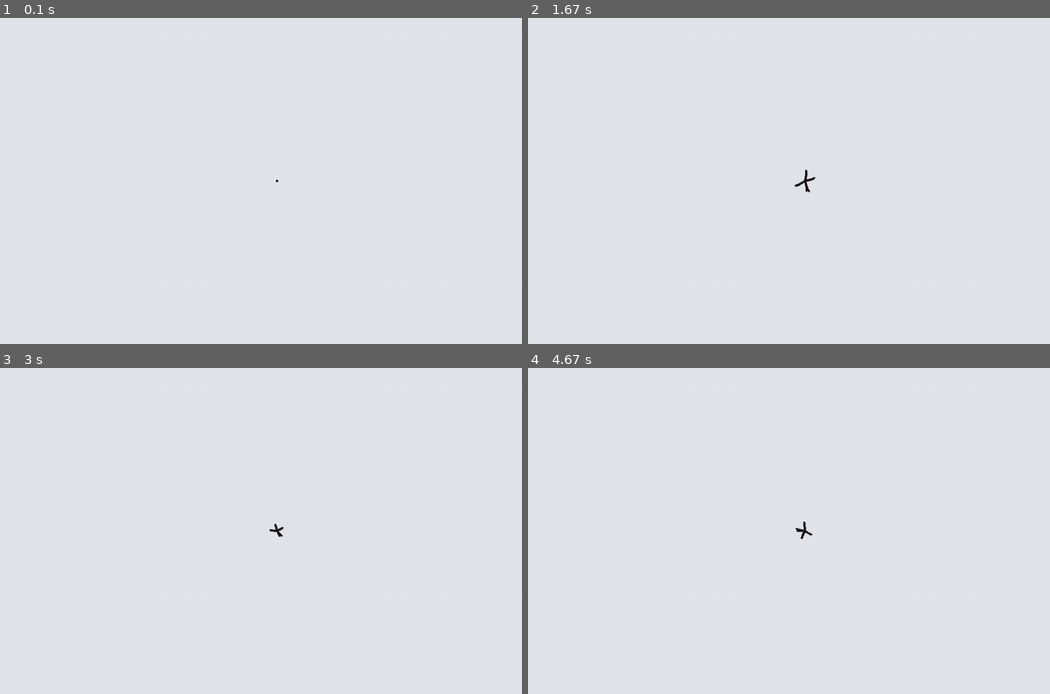
Above: before the commit, frames 1-4 (two rows, left to right).
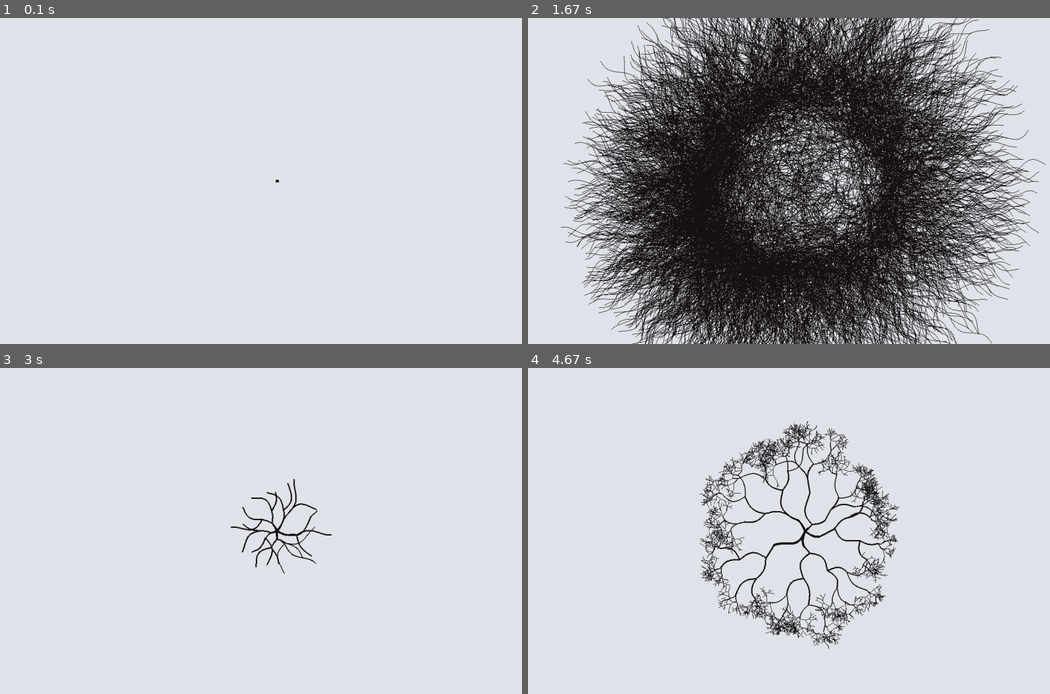
Above: after the commit, the same moments.

Repository: kdrzazga/DEMOS
Game: pygame game, started from lib/test/sine_roots_test.py
Same seed, same stepped clock (60 frames per second), same inputs: the game is played once before the commit and once after it.
Inputs:
- Up to frame 1 (0.1 s): no input
- Up to frame 2 (1.67 s): tap F at 0.33, 0.73, 1.03, 1.57 s
- Up to frame 3 (3 s): tap F at 1.87, 2.07, 2.37, 2.63, 2.97 s; tap Space at 2.15 s
- Up to frame 4 (4.67 s): tap F at 3.27, 3.4, 3.8, 4.1, 4.47 s; tap Space at 3.48 s

The runs differ from the first frame. In frame 1, less than 0.1% of the frame differs, in the area x 52-54%, y 49-51%; in frame 2, 65%, in the area x 6-100%, y 0-100%; in frame 3, 0.7%; in frame 4, 5.7%.

Commit message:
great sine effect

Diff:
--- a/lib/root-effect/sine_roots.py
+++ b/lib/root-effect/sine_roots.py
@@ -5,10 +5,11 @@
 
 
 class SineRoot:
-    def __init__(self, origin, heading, thickness, random):
+    def __init__(self, origin, heading, thickness, birth_seconds, random):
         self.origin_x, self.origin_y = origin
         self.heading = heading
         self.thickness = thickness
+        self.birth_seconds = birth_seconds
         self.amplitude = 6.0 + 8.0 * random.random()
         self.wavelength = 100.0 + 10.0 * random.random()
         self.swing_sign = random.choice((-1.0, 1.0))
@@ -31,21 +32,36 @@
     def is_ready_to_split(self):
         return self.age_seconds >= self.split_after_seconds
 
+    def points_grown_by(self, distance):
+        distance = min(distance, self.travelled)
+        whole_steps = int(distance)
+        grown_points = self.points[:whole_steps + 1]
+        if distance > whole_steps:
+            grown_points.append(self.position_at(distance))
+        return grown_points
+
 
 class SineRootGrowth:
     def __init__(self, width, height, seed=None):
         self.width = width
         self.height = height
         self.random = random_module.Random(seed)
+        self.time_scale = 3.0
+        self.fast_forward_after_seconds = 2.0
+        self.fast_forward_factor = 10.0
+        self.turnaround_seconds = 60.0
+        self.bounce_lowest_progress = 0.3
         self.initial_root_count = 5
         self.growth_speed = 6.0
+        self.speed_factor_minimum = 1.0
+        self.speed_factor_maximum = 2.0
         self.initial_thickness = 4.0
         self.thickness_kept_after_split = 0.8
         self.minimum_thickness = 1.0
         self.split_angle_base_degrees = 45.0
         self.split_angle_random_degrees = 20.0
         self.maximum_root_count = 4000
-        self.branch_visible_seconds = 22.0
+        self.branch_visible_seconds = 40.0
         self.edge_margin = 20
         self.background_color = (226, 229, 235)
         self.root_color = (24, 20, 20)
@@ -55,37 +71,46 @@
     def restart(self):
         self.canvas.fill(self.background_color)
         self.elapsed_seconds = 0.0
+        self.real_elapsed_seconds = 0.0
+        self.is_still_growing = True
+        self.playback_direction = 1.0
+        self.sections = []
         center = (self.width / 2, self.height / 2)
         first_heading = self.random.random() * math.pi + math.pi
         spacing = 2 * math.pi / self.initial_root_count
-        self.roots = [SineRoot(center, first_heading + index * spacing, self.initial_thickness, self.random)
+        self.roots = [self.plant(center, first_heading + index * spacing, self.initial_thickness)
                       for index in range(self.initial_root_count)]
-        self.finished_roots = []
+
+    def plant(self, origin, heading, thickness):
+        root = SineRoot(origin, heading, thickness, self.elapsed_seconds, self.random)
+        speed_factor = self.random.uniform(self.speed_factor_minimum, self.speed_factor_maximum)
+        root.growth_speed = self.growth_speed * speed_factor
+        self.sections.append(root)
+        return root
 
     def split(self, root):
         r = 0.5 + 0.5*self.random.random()
         spread = math.radians(self.split_angle_base_degrees
                               + self.split_angle_random_degrees * r)
         thickness = max(self.minimum_thickness, root.thickness * self.thickness_kept_after_split)
-        return [SineRoot(root.tip, root.heading - spread / 2, thickness, self.random),
-                SineRoot(root.tip, root.heading + spread / 2, thickness, self.random)]
+        return [self.plant(root.tip, root.heading - spread / 2, thickness),
+                self.plant(root.tip, root.heading + spread / 2, thickness)]
 
-    def paint_branch(self, root):
-        if len(root.points) < 2:
+    def paint_branch(self, root, points):
+        if len(points) < 2:
             return
         line_width = max(1, round(root.thickness))
-        pygame.draw.lines(self.canvas, self.root_color, False, root.points, line_width)
+        pygame.draw.lines(self.canvas, self.root_color, False, points, line_width)
         if line_width > 2:
-            for point in root.points[::2]:
+            for point in points[::2]:
                 pygame.draw.circle(self.canvas, self.root_color, point, root.thickness / 2)
 
     def repaint(self):
         self.canvas.fill(self.background_color)
-        for root in self.finished_roots:
-            self.paint_branch(root)
-        for root in self.roots:
-            if self.is_visible(root):
-                self.paint_branch(root)
+        for section in self.sections:
+            section_age = self.elapsed_seconds - section.birth_seconds
+            if 0.0 < section_age < self.branch_visible_seconds:
+                self.paint_branch(section, section.points_grown_by(section_age * section.growth_speed))
 
     def grow(self, root, distance):
         target_distance = root.travelled + distance
@@ -93,36 +118,54 @@
             root.travelled = min(root.travelled + 1.0, target_distance)
             root.points.append(root.position_at(root.travelled))
 
-    def is_visible(self, root):
-        return root.age_seconds < self.branch_visible_seconds
-
     def is_on_canvas(self, point):
         x, y = point
         return (-self.edge_margin <= x <= self.width + self.edge_margin
                 and -self.edge_margin <= y <= self.height + self.edge_margin)
 
-    def update(self, delta_seconds):
-        self.elapsed_seconds += delta_seconds
-        for root in self.finished_roots:
-            root.age_seconds += delta_seconds
-        self.finished_roots = [root for root in self.finished_roots if self.is_visible(root)]
+    def simulate(self, delta_seconds):
         surviving_roots = []
         for root in self.roots:
             root.age_seconds += delta_seconds
-            self.grow(root, self.growth_speed * delta_seconds)
+            self.grow(root, root.growth_speed * delta_seconds)
             if not self.is_on_canvas(root.tip):
-                self.finished_roots.append(root)
                 continue
             if root.is_ready_to_split() and len(self.roots) + len(surviving_roots) < self.maximum_root_count:
-                self.finished_roots.append(root)
                 surviving_roots.extend(self.split(root))
             else:
                 surviving_roots.append(root)
 
             root.split_after_seconds = root.split_after_seconds + 0.1
         self.roots = surviving_roots
+
+    def keep_growing(self, delta_seconds):
+        growth_step = min(delta_seconds, self.turnaround_seconds - self.elapsed_seconds)
+        self.elapsed_seconds += growth_step
+        self.simulate(growth_step)
+        if self.elapsed_seconds >= self.turnaround_seconds:
+            self.is_still_growing = False
+            self.playback_direction = -1.0
+
+    def bounce(self, delta_seconds):
+        self.elapsed_seconds += delta_seconds * self.playback_direction
+        lowest_seconds = self.turnaround_seconds * self.bounce_lowest_progress
+        if self.elapsed_seconds <= lowest_seconds:
+            self.elapsed_seconds = lowest_seconds
+            self.playback_direction = 1.0
+        elif self.elapsed_seconds >= self.turnaround_seconds:
+            self.elapsed_seconds = self.turnaround_seconds
+            self.playback_direction = -1.0
+
+    def update(self, delta_seconds):
+        self.real_elapsed_seconds += delta_seconds
+        delta_seconds *= self.time_scale
+        if self.real_elapsed_seconds > self.fast_forward_after_seconds:
+            delta_seconds *= self.fast_forward_factor
+        if self.is_still_growing:
+            self.keep_growing(delta_seconds)
+        else:
+            self.bounce(delta_seconds)
         self.repaint()
-
 
     def draw(self, target):
         if target.get_size() == self.canvas.get_size():
--- /dev/null
+++ b/lib/root-effect/sine_roots3d.py
@@ -0,0 +1,234 @@
+import math
+import random as random_module
+
+import numpy as np
+import pygame
+from OpenGL.GL import *
+from OpenGL.GLU import gluLookAt, gluPerspective
+
+from sine_roots import SineRootGrowth
+
+
+class RootTile:
+    def __init__(self, pixel_size, random):
+        self.pixel_size = pixel_size
+        self.solid_radius_fraction = 0.7
+        self.growth = SineRootGrowth(pixel_size, pixel_size, random.randrange(1 << 30))
+        self.growth.maximum_root_count = 300
+        self.growth.growth_speed *= pixel_size / 720
+        self.growth.time_scale *= random.uniform(0.7, 1.3)
+        self.growth.restart()
+        self.start_delay_seconds = random.uniform(0.0, 3.0)
+        self.edge_fade = self.build_edge_fade()
+        self.texture = self.create_texture()
+        self.upload()
+
+    def build_edge_fade(self):
+        coordinates = (np.arange(self.pixel_size) + 0.5) / self.pixel_size * 2.0 - 1.0
+        distance_from_center = np.hypot(coordinates[None, :], coordinates[:, None])
+        fade = (1.0 - distance_from_center) / (1.0 - self.solid_radius_fraction)
+        return (np.clip(fade, 0.0, 1.0) * 255).astype(np.uint8)
+
+    def create_texture(self):
+        texture = glGenTextures(1)
+        glBindTexture(GL_TEXTURE_2D, texture)
+        glTexParameteri(GL_TEXTURE_2D, GL_TEXTURE_MIN_FILTER, GL_LINEAR_MIPMAP_LINEAR)
+        glTexParameteri(GL_TEXTURE_2D, GL_TEXTURE_MAG_FILTER, GL_LINEAR)
+        glTexParameteri(GL_TEXTURE_2D, GL_TEXTURE_WRAP_S, GL_CLAMP_TO_EDGE)
+        glTexParameteri(GL_TEXTURE_2D, GL_TEXTURE_WRAP_T, GL_CLAMP_TO_EDGE)
+        glTexParameteri(GL_TEXTURE_2D, GL_GENERATE_MIPMAP, GL_TRUE)
+        return texture
+
+    def upload(self):
+        rgb = np.frombuffer(pygame.image.tobytes(self.growth.canvas, "RGB"), np.uint8)
+        rgba = np.dstack((rgb.reshape(self.pixel_size, self.pixel_size, 3), self.edge_fade))
+        glBindTexture(GL_TEXTURE_2D, self.texture)
+        glPixelStorei(GL_UNPACK_ALIGNMENT, 1)
+        glTexImage2D(GL_TEXTURE_2D, 0, GL_RGBA, self.pixel_size, self.pixel_size, 0,
+                     GL_RGBA, GL_UNSIGNED_BYTE, np.ascontiguousarray(rgba))
+
+    def restart(self, random):
+        self.growth.restart()
+        self.start_delay_seconds = random.uniform(0.0, 3.0)
+        self.upload()
+
+    def update(self, delta_seconds):
+        if self.start_delay_seconds > 0.0:
+            self.start_delay_seconds -= delta_seconds
+            return
+        self.growth.update(delta_seconds)
+        self.upload()
+
+
+class RootPatch:
+    def __init__(self, x, z, size):
+        self.x = x
+        self.z = z
+        self.size = size
+        self.tile_index = 0
+        self.angle_degrees = 0.0
+
+
+class ScatteredField:
+    def __init__(self, tile_count, random):
+        self.tile_count = tile_count
+        self.random = random
+        self.left_edge_x = -22.0
+        self.right_edge_x = 22.0
+        self.far_edge_z = -24.0
+        self.near_edge_z = 8.0
+        self.smallest_patch = 1.6
+        self.largest_patch = 3.2
+        self.smallest_scale = 1.0
+        self.largest_scale = 2.5
+        self.spacing_factor = 1.5
+        self.wanted_patch_count = 45
+        self.placement_attempts = 4000
+        self.travel_right_speed = 2.5
+        self.travel_toward_camera_speed = 4.0
+        self.patches = self.scatter_patches()
+
+    @property
+    def region_width(self):
+        return self.right_edge_x - self.left_edge_x
+
+    @property
+    def region_depth(self):
+        return self.near_edge_z - self.far_edge_z
+
+    def wrapped_gap(self, first, second):
+        gap_x = abs(first.x - second.x) % self.region_width
+        gap_z = abs(first.z - second.z) % self.region_depth
+        return math.hypot(min(gap_x, self.region_width - gap_x), min(gap_z, self.region_depth - gap_z))
+
+    def has_room_for(self, candidate, patches):
+        for patch in patches:
+            needed_gap = (candidate.size + patch.size) / 2 * self.spacing_factor
+            if self.wrapped_gap(candidate, patch) < needed_gap:
+                return False
+        return True
+
+    def dress(self, patch):
+        patch.tile_index = self.random.randrange(self.tile_count)
+        patch.angle_degrees = self.random.uniform(0.0, 360.0)
+
+    def scatter_patches(self):
+        patches = []
+        for _ in range(self.placement_attempts):
+            if len(patches) >= self.wanted_patch_count:
+                break
+            candidate = RootPatch(self.random.uniform(self.left_edge_x, self.right_edge_x),
+                                  self.random.uniform(self.far_edge_z, self.near_edge_z),
+                                  self.random.uniform(self.smallest_patch, self.largest_patch)
+                                  * self.random.uniform(self.smallest_scale, self.largest_scale))
+            if self.has_room_for(candidate, patches):
+                self.dress(candidate)
+                patches.append(candidate)
+        return patches
+
+    def update(self, delta_seconds):
+        for patch in self.patches:
+            patch.x += self.travel_right_speed * delta_seconds
+            patch.z += self.travel_toward_camera_speed * delta_seconds
+            wrapped = False
+            if patch.x > self.right_edge_x:
+                patch.x -= self.region_width
+                wrapped = True
+            if patch.z > self.near_edge_z:
+                patch.z -= self.region_depth
+                wrapped = True
+            if wrapped:
+                self.dress(patch)
+
+    def draw_patch(self, patch, texture):
+        half_size = patch.size / 2
+        glBindTexture(GL_TEXTURE_2D, texture)
+        glPushMatrix()
+        glTranslatef(patch.x, 0.0, patch.z)
+        glRotatef(patch.angle_degrees, 0.0, 1.0, 0.0)
+        glBegin(GL_QUADS)
+        glTexCoord2f(0.0, 0.0)
+        glVertex3f(-half_size, 0.0, -half_size)
+        glTexCoord2f(1.0, 0.0)
+        glVertex3f(half_size, 0.0, -half_size)
+        glTexCoord2f(1.0, 1.0)
+        glVertex3f(half_size, 0.0, half_size)
+        glTexCoord2f(0.0, 1.0)
+        glVertex3f(-half_size, 0.0, half_size)
+        glEnd()
+        glPopMatrix()
+
+    def draw(self, tiles):
+        for patch in self.patches:
+            self.draw_patch(patch, tiles[patch.tile_index].texture)
+
+
+class SineRoots3D:
+    def __init__(self, seed=None):
+        self.random = random_module.Random(seed)
+        self.field_of_view = 45.0
+        self.aspect_ratio = 16.0 / 9.0
+        self.tile_pixel_size = 256
+        self.distinct_tile_count = 8
+        self.eye = (0.0, 6.0, 5.0)
+        self.look_at = (0.0, 0.0, -3.0)
+        self.fog_start = 12.0
+        self.fog_end = 24.0
+        self.background_color = (226 / 255, 229 / 255, 235 / 255)
+        self.tiles = [RootTile(self.tile_pixel_size, self.random) for _ in range(self.distinct_tile_count)]
+        self.field = ScatteredField(len(self.tiles), self.random)
+
+    def restart(self):
+        for tile in self.tiles:
+            tile.restart(self.random)
+
+    def set_surface_color(self, color):
+        self.background_color = tuple(channel / 255 for channel in color)
+        for tile in self.tiles:
+            tile.growth.background_color = color
+
+    def set_root_color(self, color):
+        for tile in self.tiles:
+            tile.growth.root_color = color
+
+    def update(self, delta_seconds):
+        for tile in self.tiles:
+            tile.update(delta_seconds)
+        self.field.update(delta_seconds)
+
+    def apply_fog(self):
+        glEnable(GL_FOG)
+        glFogi(GL_FOG_MODE, GL_LINEAR)
+        glFogf(GL_FOG_START, self.fog_start)
+        glFogf(GL_FOG_END, self.fog_end)
+        glFogfv(GL_FOG_COLOR, (*self.background_color, 1.0))
+
+    def draw_scene(self):
+        self.field.draw(self.tiles)
+
+    def draw(self):
+        glPushAttrib(GL_ENABLE_BIT | GL_FOG_BIT | GL_CURRENT_BIT | GL_COLOR_BUFFER_BIT)
+        glDisable(GL_DEPTH_TEST)
+        glDisable(GL_LIGHTING)
+        glEnable(GL_BLEND)
+        glBlendFunc(GL_SRC_ALPHA, GL_ONE_MINUS_SRC_ALPHA)
+        glEnable(GL_TEXTURE_2D)
+        self.apply_fog()
+        glColor4f(1.0, 1.0, 1.0, 1.0)
+
+        glMatrixMode(GL_PROJECTION)
+        glPushMatrix()
+        glLoadIdentity()
+        gluPerspective(self.field_of_view, self.aspect_ratio, 0.1, 100.0)
+        glMatrixMode(GL_MODELVIEW)
+        glPushMatrix()
+        glLoadIdentity()
+        gluLookAt(*self.eye, *self.look_at, 0.0, 1.0, 0.0)
+
+        self.draw_scene()
+
+        glPopMatrix()
+        glMatrixMode(GL_PROJECTION)
+        glPopMatrix()
+        glMatrixMode(GL_MODELVIEW)
+        glPopAttrib()
--- /dev/null
+++ b/lib/root-effect/sine_roots3d_connected.py
@@ -0,0 +1,139 @@
+import math
+
+from OpenGL.GL import *
+
+from sine_roots3d import SineRoots3D
+
+
+class SineConnection:
+    def __init__(self, random):
+        self.amplitude = random.uniform(0.25, 0.6)
+        self.wavelength = random.uniform(2.0, 3.5)
+        self.phase = random.uniform(0.0, 2 * math.pi)
+        self.phase_speed = random.uniform(0.8, 1.6) * random.choice((-1.0, 1.0))
+        self.thickness = random.uniform(0.14, 0.24)
+        self.sample_spacing = 0.12
+        self.height_above_floor = 0.0
+
+    def advance(self, delta_seconds):
+        self.phase += self.phase_speed * delta_seconds
+
+    def centre_line(self, start, end):
+        start_x, start_z = start
+        end_x, end_z = end
+        length = math.hypot(end_x - start_x, end_z - start_z)
+        direction_x, direction_z = (end_x - start_x) / length, (end_z - start_z) / length
+        sample_count = max(8, int(length / self.sample_spacing))
+        points = []
+        for index in range(sample_count + 1):
+            progress = index / sample_count
+            distance = progress * length
+            envelope = math.sin(math.pi * progress)
+            sway = self.amplitude * envelope * math.sin(2 * math.pi * distance / self.wavelength + self.phase)
+            points.append((start_x + direction_x * distance - direction_z * sway,
+                           start_z + direction_z * distance + direction_x * sway))
+        return points
+
+    @staticmethod
+    def side_normals(points):
+        normals = []
+        for index in range(len(points)):
+            before_x, before_z = points[max(index - 1, 0)]
+            after_x, after_z = points[min(index + 1, len(points) - 1)]
+            tangent_x, tangent_z = after_x - before_x, after_z - before_z
+            tangent_length = math.hypot(tangent_x, tangent_z) or 1.0
+            normals.append((-tangent_z / tangent_length, tangent_x / tangent_length))
+        return normals
+
+    def draw_half(self, points, normals, color, side):
+        half_width = self.thickness / 2
+        glBegin(GL_QUAD_STRIP)
+        for (x, z), (normal_x, normal_z) in zip(points, normals):
+            glColor4f(*color, 1.0)
+            glVertex3f(x, self.height_above_floor, z)
+            glColor4f(*color, 0.0)
+            glVertex3f(x + normal_x * half_width * side, self.height_above_floor, z + normal_z * half_width * side)
+        glEnd()
+
+    def draw(self, start, end, color):
+        if start == end:
+            return
+        points = self.centre_line(start, end)
+        normals = self.side_normals(points)
+        self.draw_half(points, normals, color, 1.0)
+        self.draw_half(points, normals, color, -1.0)
+
+
+class ConnectedSineRoots3D(SineRoots3D):
+    def __init__(self, seed=None):
+        super().__init__(seed)
+        self.neighbours_per_patch = 2
+        self.longest_connection = 9.0
+        self.connection_color = (0.09, 0.08, 0.08)
+        self.are_connections_visible = True
+        self.connections_appear_at_seconds = 5.0
+        self.blink_period_seconds = 7.0
+        self.blink_off_seconds = 2.0
+        self.elapsed_seconds = 0.0
+        self.connections = {}
+
+    def restart(self):
+        super().restart()
+        self.elapsed_seconds = 0.0
+
+    def set_root_color(self, color):
+        super().set_root_color(color)
+        self.connection_color = tuple(channel / 255 for channel in color)
+
+    def is_connection_time(self):
+        seconds_since_appearing = self.elapsed_seconds - self.connections_appear_at_seconds
+        if seconds_since_appearing < 0.0:
+            return False
+        seconds_into_period = seconds_since_appearing % self.blink_period_seconds
+        return seconds_into_period < self.blink_period_seconds - self.blink_off_seconds
+
+    def toggle_connections(self):
+        self.are_connections_visible = not self.are_connections_visible
+
+    def connection_between(self, first, second):
+        key = (min(id(first), id(second)), max(id(first), id(second)))
+        if key not in self.connections:
+            self.connections[key] = SineConnection(self.random)
+        return self.connections[key]
+
+    def connected_pairs(self):
+        patches = self.field.patches
+        pairs = {}
+        for patch in patches:
+            nearby = []
+            for other in patches:
+                if other is patch:
+                    continue
+                distance = math.hypot(other.x - patch.x, other.z - patch.z)
+                if distance <= self.longest_connection:
+                    nearby.append((distance, other))
+            nearby.sort(key=lambda entry: entry[0])
+            for _, other in nearby[:self.neighbours_per_patch]:
+                first, second = sorted((patch, other), key=id)
+                pairs[(id(first), id(second))] = (first, second)
+        return pairs.values()
+
+    def update(self, delta_seconds):
+        super().update(delta_seconds)
+        self.elapsed_seconds += delta_seconds
+        for connection in self.connections.values():
+            connection.advance(delta_seconds)
+
+    def draw_connections(self):
+        glPushAttrib(GL_ENABLE_BIT | GL_CURRENT_BIT)
+        glDisable(GL_TEXTURE_2D)
+        for first, second in self.connected_pairs():
+            connection = self.connection_between(first, second)
+            connection.draw((first.x, first.z), (second.x, second.z), self.connection_color)
+        glPopAttrib()
+        glColor4f(1.0, 1.0, 1.0, 1.0)
+
+    def draw_scene(self):
+        if self.are_connections_visible and self.is_connection_time():
+            self.draw_connections()
+        super().draw_scene()
--- /dev/null
+++ b/lib/test/sine_roots3d_test.py
@@ -0,0 +1,75 @@
+import os
+import sys
+
+LIB_DIRECTORY = os.path.abspath(os.path.join(os.path.dirname(__file__), ".."))
+sys.path.insert(0, os.path.join(LIB_DIRECTORY, "root-effect"))
+
+import pygame
+from pygame.locals import DOUBLEBUF, OPENGL
+from OpenGL.GL import *
+
+from sine_roots3d_connected import ConnectedSineRoots3D
+
+
+class SineRoots3DTest:
+    def __init__(self):
+        self.window_size = (1280, 720)
+        self.frames_per_second = 60
+        pygame.init()
+        pygame.display.set_mode(self.window_size, DOUBLEBUF | OPENGL)
+        glViewport(0, 0, *self.window_size)
+        self.clock = pygame.time.Clock()
+        self.roots = ConnectedSineRoots3D()
+        self.roots.aspect_ratio = self.window_size[0] / self.window_size[1]
+        self.default_surface_color = (226, 229, 235)
+        self.default_root_color = (24, 20, 20)
+        self.surface_colors = {
+            pygame.K_3: (236, 226, 204),
+            pygame.K_4: (38, 44, 54),
+            pygame.K_5: (214, 232, 222),
+        }
+        self.root_colors = {
+            pygame.K_6: (122, 52, 24),
+            pygame.K_7: (24, 46, 110),
+            pygame.K_8: (46, 82, 34),
+            pygame.K_9: (240, 240, 236),
+        }
+        self.running = True
+
+    def handle_color_key(self, key):
+        if key in self.surface_colors:
+            self.roots.set_surface_color(self.surface_colors[key])
+        elif key in self.root_colors:
+            self.roots.set_root_color(self.root_colors[key])
+        elif key == pygame.K_0:
+            self.roots.set_surface_color(self.default_surface_color)
+            self.roots.set_root_color(self.default_root_color)
+
+    def handle_events(self):
+        for event in pygame.event.get():
+            if event.type == pygame.QUIT:
+                self.running = False
+            elif event.type == pygame.KEYDOWN and event.key == pygame.K_ESCAPE:
+                self.running = False
+            elif event.type == pygame.KEYDOWN and event.key == pygame.K_SPACE:
+                self.roots.restart()
+            elif event.type == pygame.KEYDOWN and event.key == pygame.K_2:
+                self.roots.toggle_connections()
+            elif event.type == pygame.KEYDOWN:
+                self.handle_color_key(event.key)
+
+    def run(self):
+        while self.running:
+            self.handle_events()
+            delta_seconds = self.clock.tick(self.frames_per_second) / 1000.0
+            self.roots.update(delta_seconds)
+            glClearColor(*self.roots.background_color, 1.0)
+            glClear(GL_COLOR_BUFFER_BIT | GL_DEPTH_BUFFER_BIT)
+            self.roots.draw()
+            pygame.display.flip()
+            pygame.display.set_caption(f"Sine roots 3D - {self.clock.get_fps():.0f} fps - 2 lines, 3-5 surface, 6-9 roots, 0 default, SPACE restart, ESC quit")
+        pygame.quit()
+
+
+if __name__ == "__main__":
+    SineRoots3DTest().run()
